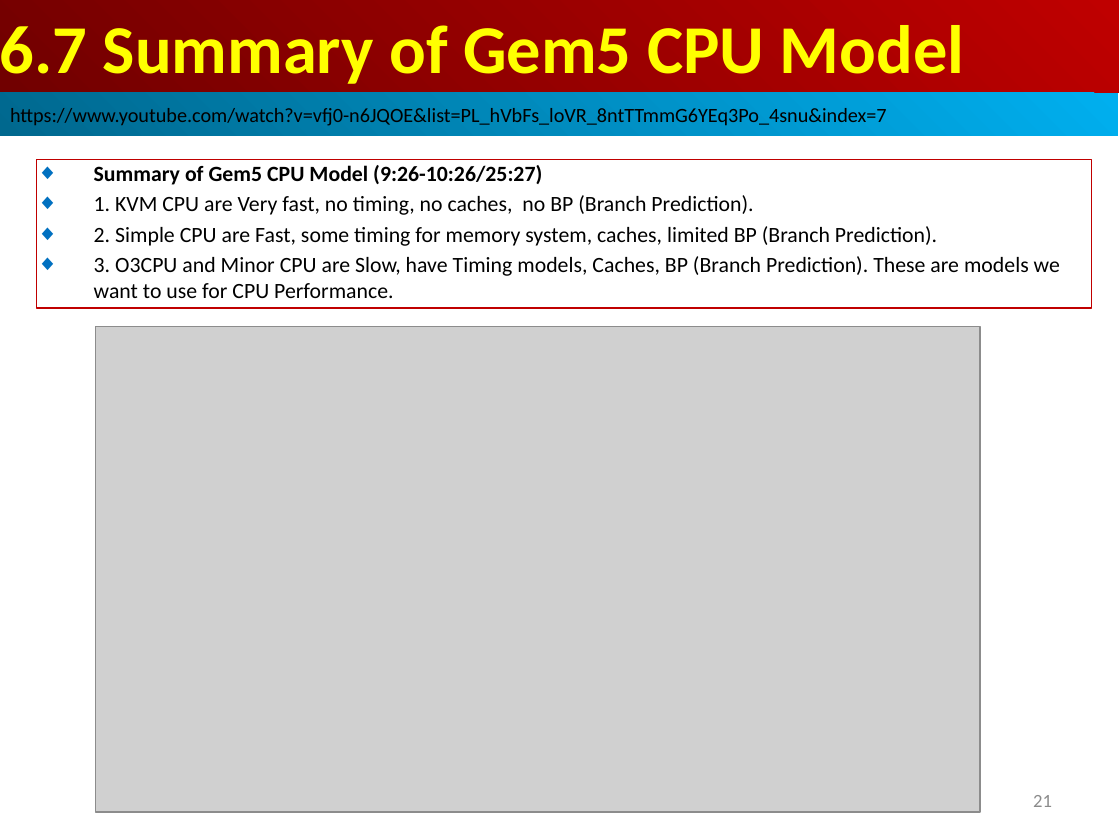
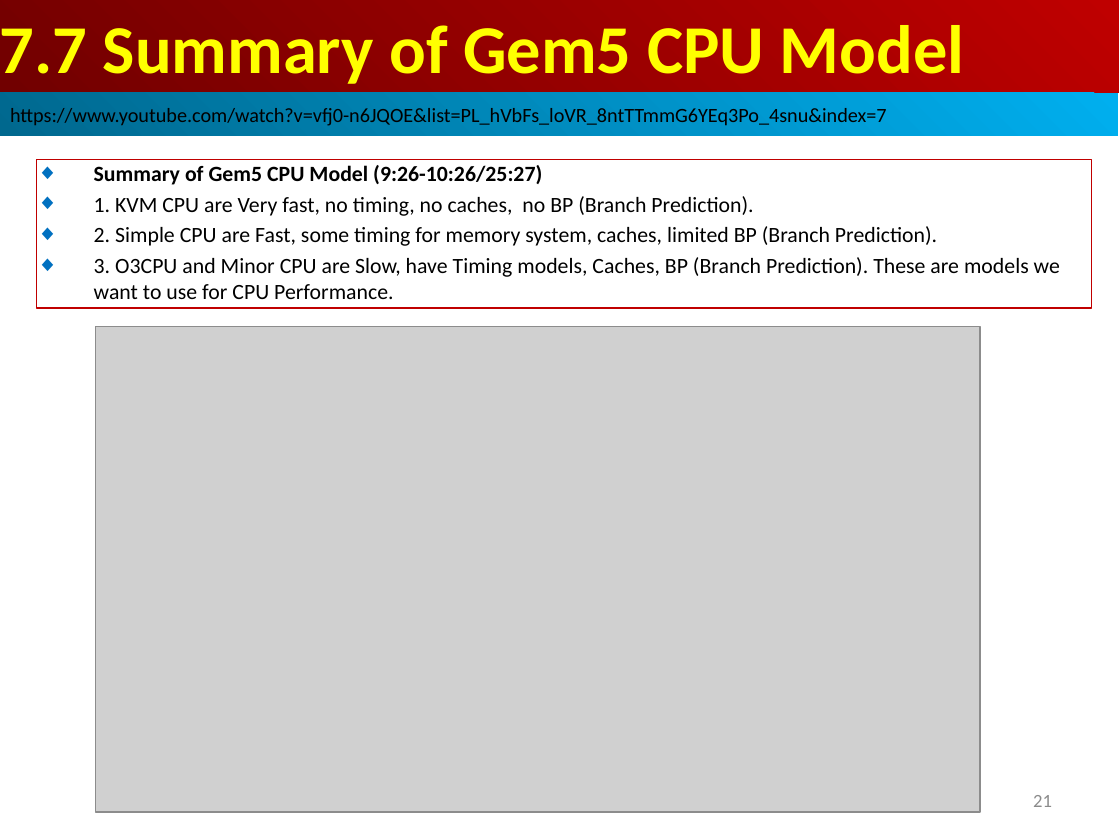
Before and after one commit to peterhchen/AIU_CS850_Gem5_McPAT, a slide deck: slide 21 of 050_Gem5/007.CPUModel/000_Video/007.CPUModel.ppt. Drawn at 1120x840 pixels with LibreOffice and Linux fonts; fonts in the diff are those of the drawing; grey boxes stand for pictures. Boxes give left, top, right and bottom in pixels: in the first picture for what was removed or moved away, otherwise in the second. Text is boxed around its words. In the diff, an @@ line names an element or a change of style, - is before the commit and + after.

```diff
--- a/050_Gem5/007.CPUModel/000_Video/007.CPUModel.ppt
+++ b/050_Gem5/007.CPUModel/000_Video/007.CPUModel.ppt
@@ text in rectangle at (0, 25, 964, 84): text changed @@
-6.7 Summary of Gem5 CPU Model
+7.7 Summary of Gem5 CPU Model
```
Also in this commit, not shown: 62 other slides changed.
